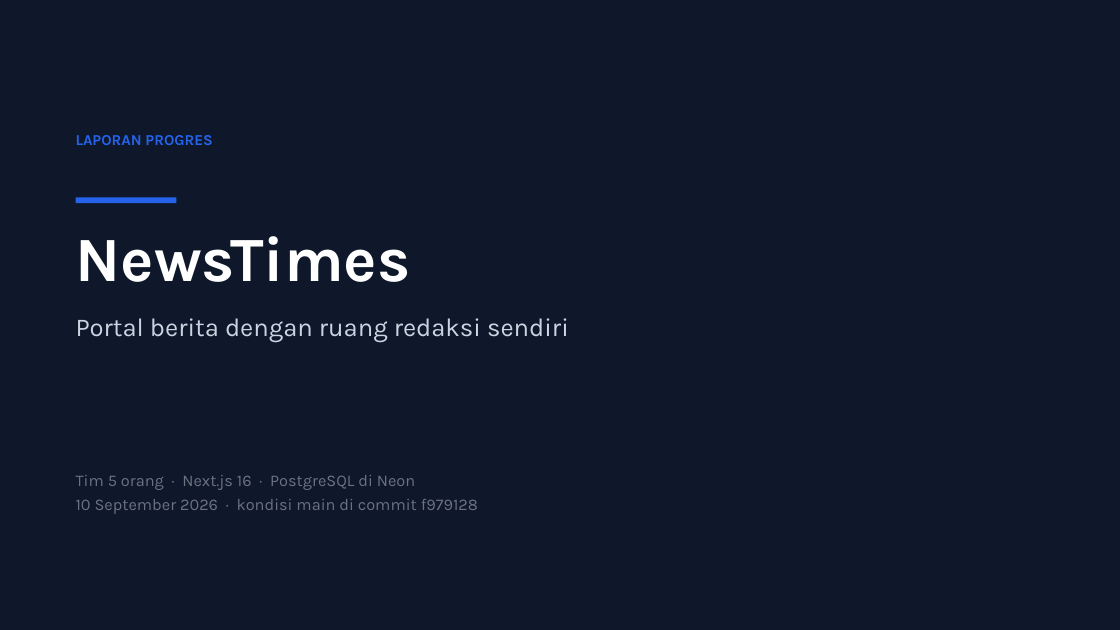
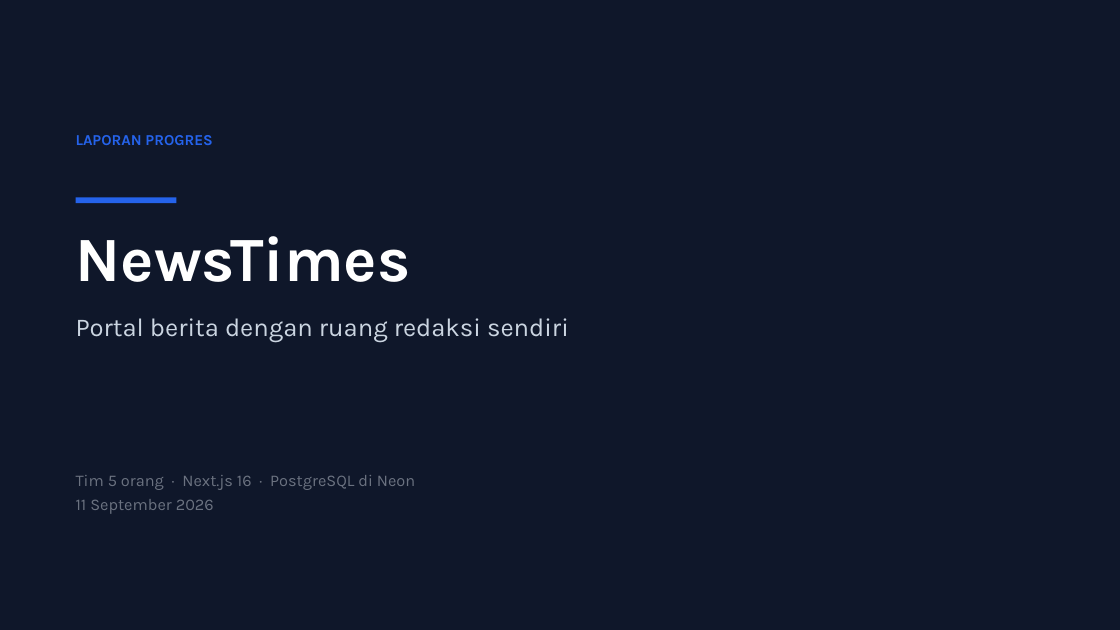
Before and after one commit to article-website/news-times, a slide deck: slide 1 of docs/presentasi/NewsTimes.pptx. Drawn at 1120x630 pixels with LibreOffice and Linux fonts; fonts in the diff are those of the drawing. Boxes give left, top, right and bottom in pixels: in the first picture for what was removed or moved away, otherwise in the second. Text is boxed around its words. In the diff, an @@ line names an element or a change of style, - is before the commit and + after.

```diff
--- a/docs/presentasi/NewsTimes.pptx
+++ b/docs/presentasi/NewsTimes.pptx
@@ text at <box>76,499,214,514</box>: text changed @@
-10 September 2026 · kondisi main di commit f979128
+11 September 2026
```
Also in this commit, not shown: 2 other slides changed, 11 other files.
